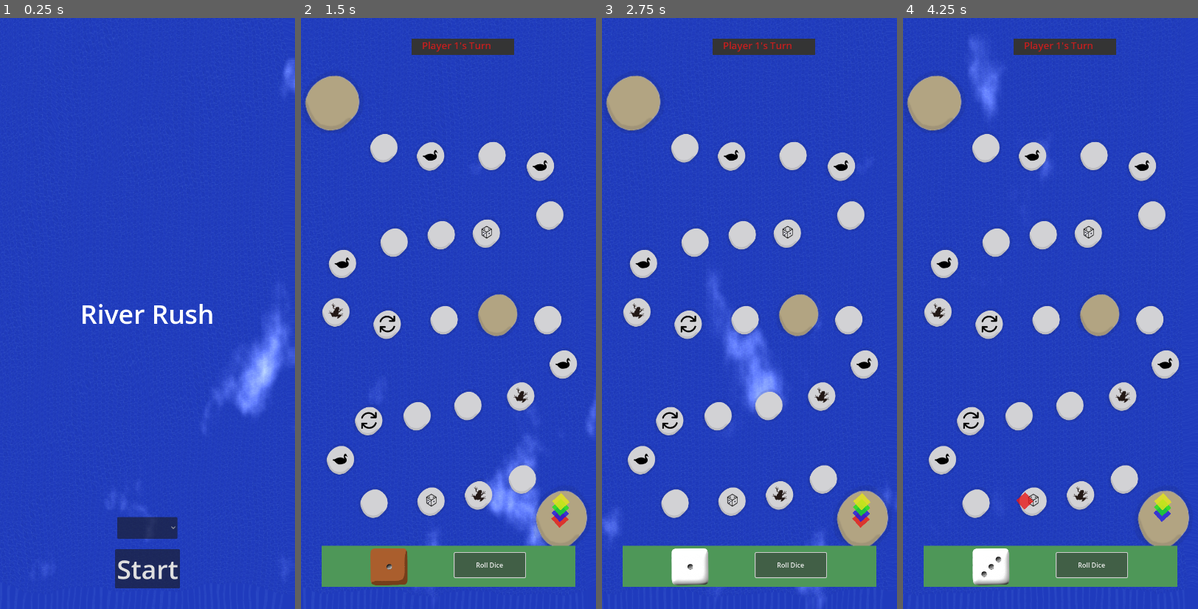
Above: before the commit, frames 1-4 (left to right).
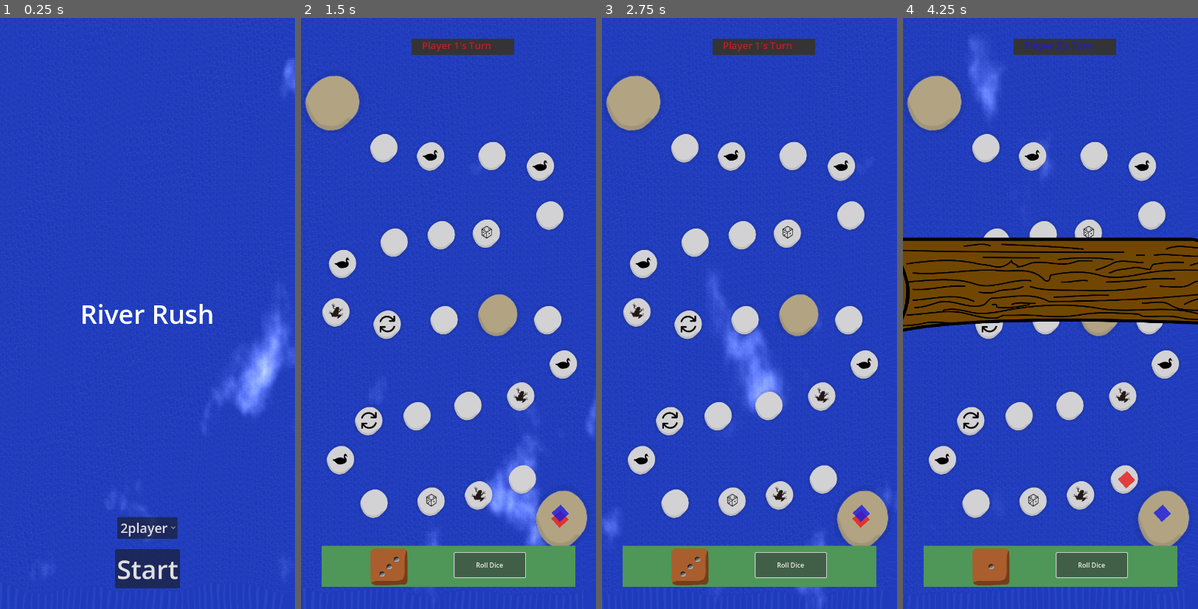
Above: after the commit, the same moments.

Repository: dcryptoniun/RiverRush-Mobile
Game: Godot game, scene res://scenes/main_menu.tscn
The game is run twice, just before and just after one commit, with the same random seed, the same clock (stepped at 60 frames per second) and the same inputs. The engine's default icon, where the game draws it, is replaced by a stand-in: a white triangle on a blue panel in a dark square.
Inputs:
- Up to frame 1 (0.25 s): no input
- Up to frame 2 (1.5 s): click "Start" at 0.5 s; click "Roll Dice" at 1.25 s
- Up to frame 3 (2.75 s): click "Roll Dice" at 2 s
- Up to frame 4 (4.25 s): click "Roll Dice" at 2.75 s

The runs differ from the first frame. In frame 1, 0.1% of the frame differs, in the area x 41-57%, y 85-88%; in frame 2, 0.2%; in frame 3, 0.9%; in frame 4, 16%, in the area x 0-100%, y 4-96%.

Commit message:
feat: add player count selection and dynamic player handling
- Added player count selection in the main menu to allow 2-4 players
- Updated game board logic to dynamically handle the selected player count
- Modified player creation, collision checks, and turn management to respect player count

Diff:
--- a/scenes/game_board.tscn
+++ b/scenes/game_board.tscn
@@ -317,6 +317,7 @@
 
 [node name="PlayerTurnLabel" type="Label" parent="CanvasLayer/ColorRect"]
 unique_name_in_owner = true
+layout_mode = 0
 offset_left = 25.0
 offset_right = 195.0
 offset_bottom = 34.0
--- a/scripts/game_board.gd
+++ b/scripts/game_board.gd
@@ -23,12 +23,13 @@
 	Color(0.1, 0.9, 0.1, 0.8),  # Green (Player 3)
 	Color(0.9, 0.9, 0.1, 0.8)   # Yellow (Player 4)
 ]
+var player_count = 2  # Default player count if not specified
 var player_rects = []  # Array to store all player rectangles
 var player_positions = []  # Array to store positions of all players
 var player_checkpoints = []  # Array to store checkpoints of all players
 var player_path_follows = []  # Array to store PathFollow2D nodes for each player
 var player_tweens = []  # Array to store tweens for each player
-var current_player_index = 0  # Index of the current player (0-3)
+var current_player_index = 0  # Index of the current player
 var player_turn_label = null  # Label to display current player's turn
 
 var stone_node_positions = {}  # Will store actual positions of stones in the scene
@@ -38,6 +39,11 @@
 func _ready():
 	# Initialize the game board
 	print("Game board initialized")
+
+	# Get player count from scene parameters if available
+	if get_tree().get_current_scene().get_meta("player_count") != null:
+		player_count = get_tree().get_current_scene().get_meta("player_count")
+		print("Player count set to: ", player_count)
 
 	# The board is already set up to stay centered using CanvasLayer and CenterContainer
 	# This ensures it maintains its position regardless of screen resolution
@@ -216,8 +222,8 @@
 	player_turn_label.text = "Player 1's Turn"
 	player_turn_label.add_theme_color_override("font_color", player_colors[0])
 
-	# Create all four players
-	for i in range(4):
+	# Create players based on player_count
+	for i in range(player_count):
 		# Create a PathFollow2D for this player
 		var path_follow = PathFollow2D.new()
 		path_2d.add_child(path_follow)
@@ -450,8 +456,8 @@
 			# Get the log position once for all collision checks
 			var log_pos = wood_log_node.global_position
 
-			# Check collision for ALL players, not just the current player
-			for i in range(player_rects.size()):
+			# Check collision only for active players based on player_count
+			for i in range(player_count):
 				var player = player_rects[i]
 				var player_pos = player_positions[i]
 
@@ -534,8 +540,8 @@
 
 	# If player didn't land on a dice stone, move to the next player's turn
 	if not is_dice_stone:
-		# Move to the next player's turn
-		current_player_index = (current_player_index + 1) % 4
+		# Move to the next player's turn based on player_count
+		current_player_index = (current_player_index + 1) % player_count
 		print("Now it's Player ", current_player_index + 1, "'s turn")
 
 		# Update the player turn label
--- a/scripts/main_menu.gd
+++ b/scripts/main_menu.gd
@@ -1,6 +1,33 @@
 extends Control
+
+# Reference to the player count option button
+@onready var player_count_option = $CanvasLayer/MarginContainer/VBoxContainer/OptionButton
+
+func _ready() -> void:
+	# Set default selection to 2 players (index 0)
+	player_count_option.select(0)
 
 
 func _on_start_button_pressed() -> void:
 	await RenderingServer.frame_post_draw
-	get_tree().change_scene_to_file("res://scenes/game_board.tscn")
+
+	# Get the selected player count (2, 3, or 4)
+	var selected_index = player_count_option.selected
+	var player_count = selected_index + 2  # Convert index to actual player count
+
+	# Create the game scene and set the player count parameter
+	var game_scene = load("res://scenes/game_board.tscn").instantiate()
+	game_scene.set_meta("player_count", player_count)
+
+	# Get the current scene to remove it later
+	var current_scene = get_tree().current_scene
+
+	# Add the new scene to the tree
+	get_tree().root.add_child(game_scene)
+
+	# Set the new scene as current
+	get_tree().current_scene = game_scene
+
+	# Remove the old scene
+	get_tree().root.remove_child(current_scene)
+	current_scene.queue_free()
Not shown, changed: .gitignore
